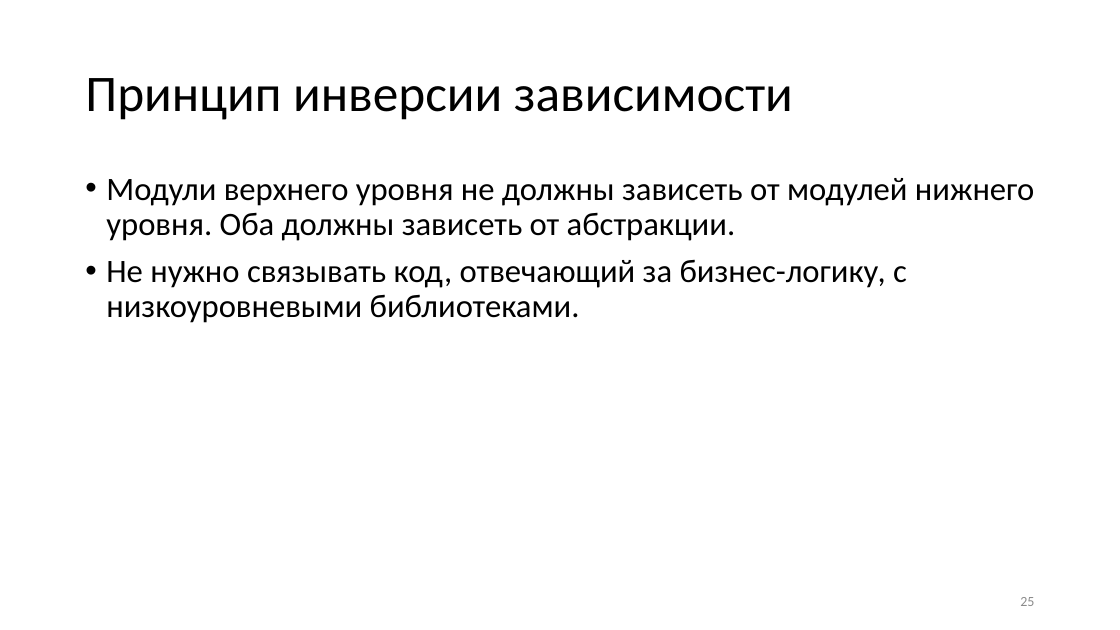
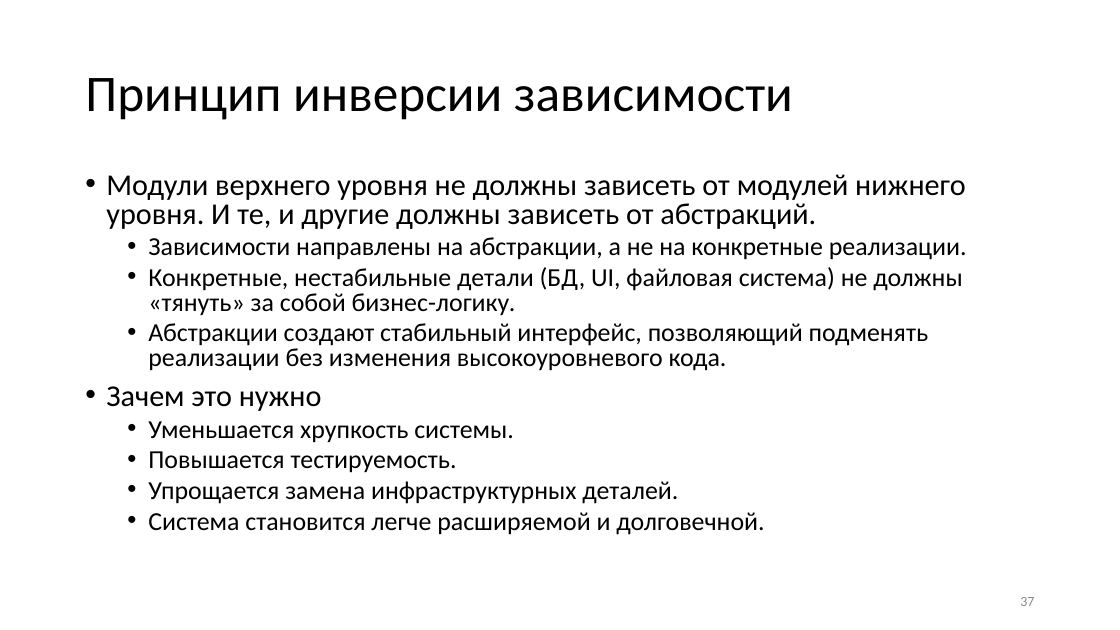
Before and after one commit to alexey-malov/ood, a slide deck: slide 37 of lectures/18.solid/Принципы SOLID.pptx (slide 25 before the commit). Drawn at 1120x630 pixels with LibreOffice and Linux fonts; fonts in the diff are those of the drawing. Boxes give left, top, right and bottom in pixels: in the first picture for what was removed or moved away, otherwise in the second. Text is boxed around its words. In the diff, an @@ line names an element or a change of style, - is before the commit and + after.

Commit message:
Обновил лекцию по принципам SOLID

```diff
--- a/lectures/18.solid/Принципы SOLID.pptx
+++ b/lectures/18.solid/Принципы SOLID.pptx
@@ text at <box>106,174,967,535</box>: text changed; size 28 to 22.2 pt @@
-• Модули верхнего уровня не должны зависеть от модулей нижнего уровня. Оба должны зависеть от абстракции.
-• Не нужно связывать код, отвечающий за бизнес-логику, с низкоуровневыми библиотеками.
+• Модули верхнего уровня не должны зависеть от модулей нижнего уровня. И те, и другие должны зависеть от абстракций.
+  • Зависимости направлены на абстракции, а не на конкретные реализации.
+  • Конкретные, нестабильные детали (БД, UI, файловая система) не должны «тянуть» за собой бизнес-логику.
+  • Абстракции создают стабильный интерфейс, позволяющий подменять реализации без изменения высокоуровневого кода.
+• Зачем это нужно
+  • Уменьшается хрупкость системы.
+  • Повышается тестируемость.
+  • Упрощается замена инфраструктурных деталей.
+  • Система становится легче расширяемой и долговечной.
@@ page number at <box>1020,597,1034,606</box>: text changed @@
-25
+37
```
Also in this commit, not shown: 7 other slides changed, 33 slides added, 28 slides removed, 1 other file.
